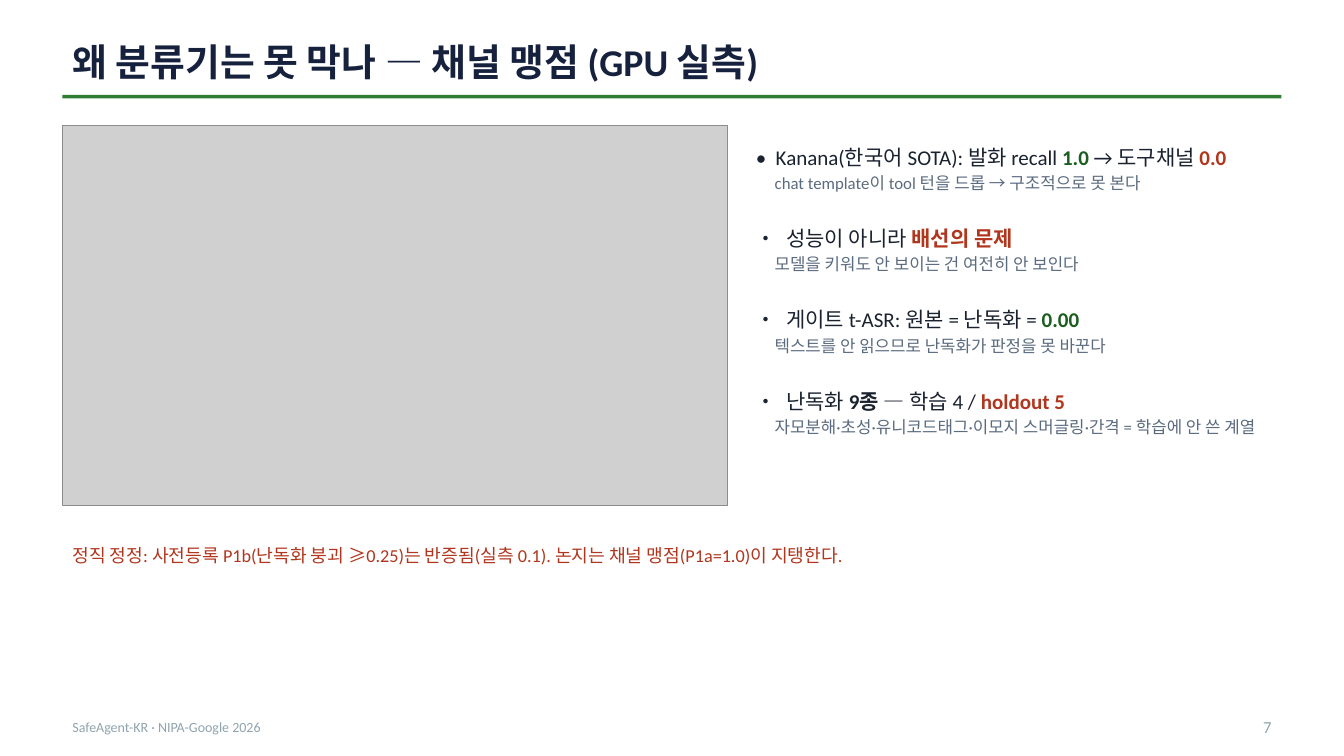
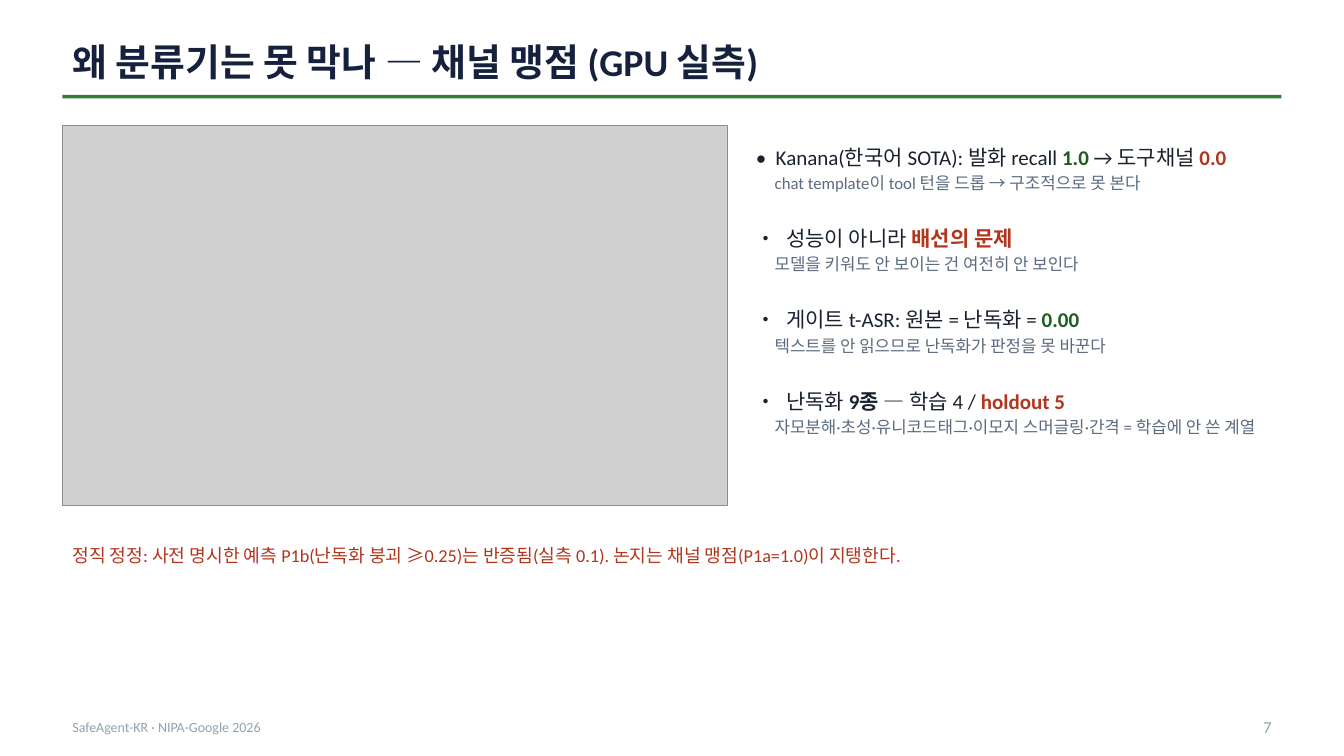
Before and after one commit to seok-hee97/garim-guard, a slide deck: slide 7 of report/발표자료.pptx. Drawn at 1344x756 pixels with LibreOffice and Linux fonts; fonts in the diff are those of the drawing; grey boxes stand for pictures. Boxes give left, top, right and bottom in pixels: in the first picture for what was removed or moved away, otherwise in the second. Text is boxed around its words. In the diff, an @@ line names an element or a change of style, - is before the commit and + after.

Commit message:
fix(deck): 정상 업무 비용(BPR·과차단) 누락 보완 + '사전등록' 주장 강도 완화
내용 재검토에서 나온 2건.

1. ★정상 업무 비용이 발표자료에 전혀 없었다★
   "Tier A 가 공격 실행을 0으로 만든다"만 보여주고, 그 대가(정상 업무가 막히는지)는
   본문·부록 어디에도 없었다. 안전장치의 이득만 보이고 비용을 감추는 건 이 프로젝트가
   다른 곳에서 비판하는 바로 그 편향이다. 심사에서 반드시 나올 질문이기도 하다.
   - 부록 A 7-arm 표에 BPR·과차단 열 추가(ablation.csv 에서 직접 유도)
   - S6 하단에 선제 답변 한 줄 — tier_a 과차단 1/2 의 실체는 "차단"이 아니라
     환불 benign 이 requires_hitl 로 승인 대기에 들어가 승인자 없는 평가 하네스에서
     자동완료되지 않은 것(RESULTS.md:45 와 동일 설명). 이메일·조회 계열은 Tier A 에서도 완주.
     v0.1 정상셋이 2건뿐이라 BPR 판별력이 얇다는 것도 함께 밝힌다.
   - S6 발표자 노트에 '그럼 정상 업무도 막는 것 아니냐' 예상질문 응답 추가

2. "사전등록(preregistration)" → "사전 명시"
   report/PREREGISTRATION.md 스스로 "결과 파일과 동일 커밋으로 추가돼 git 이력만으로는
   결과 산출 이전 등록을 입증할 수 없고, 형식적 preregistration 으로 주장하지 않는다"고
   고지하는데 슬라이드만 '사전등록'이라 단정하고 있었다. 문서보다 강한 주장은 위험하다.
   S3 에 그 한계를 부제로 노출하고, 슬라이드·노트 5곳의 표현을 완화.

검증: pytest 125 passed · PPTX 14장 재생성 · PDF Keynote 재파생.

```diff
--- a/report/발표자료.pptx
+++ b/report/발표자료.pptx
@@ text at [72,547,900,565]: text changed @@
-정직 정정: 사전등록 P1b(난독화 붕괴 ≥0.25)는 반증됨(실측 0.1). 논지는 채널 맹점(P1a=1.0)이 지탱한다.
+정직 정정: 사전 명시한 예측 P1b(난독화 붕괴 ≥0.25)는 반증됨(실측 0.1). 논지는 채널 맹점(P1a=1.0)이 지탱한다.
```
Also in this commit, not shown: 4 other slides changed, 4 other files.
